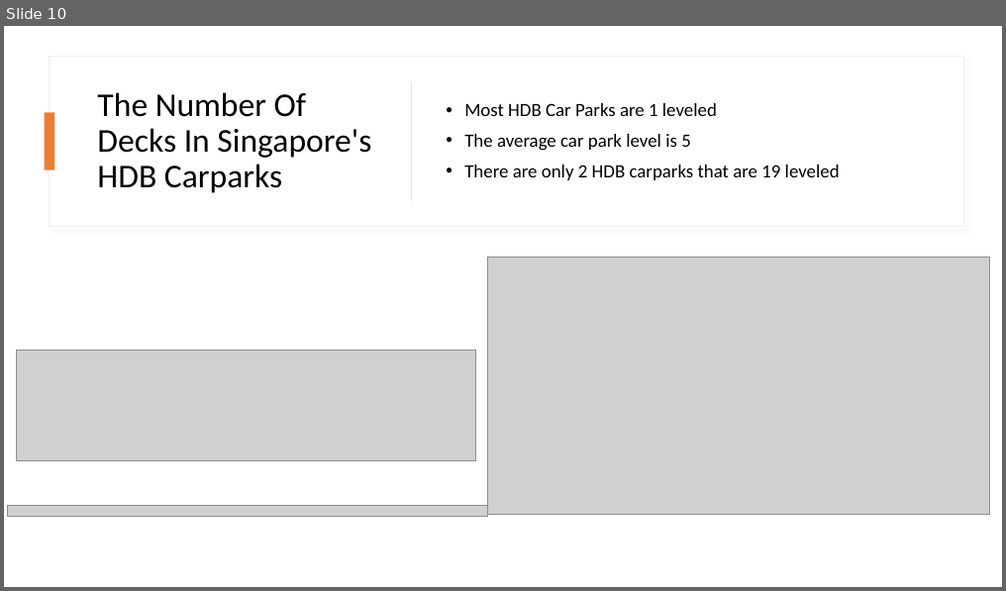
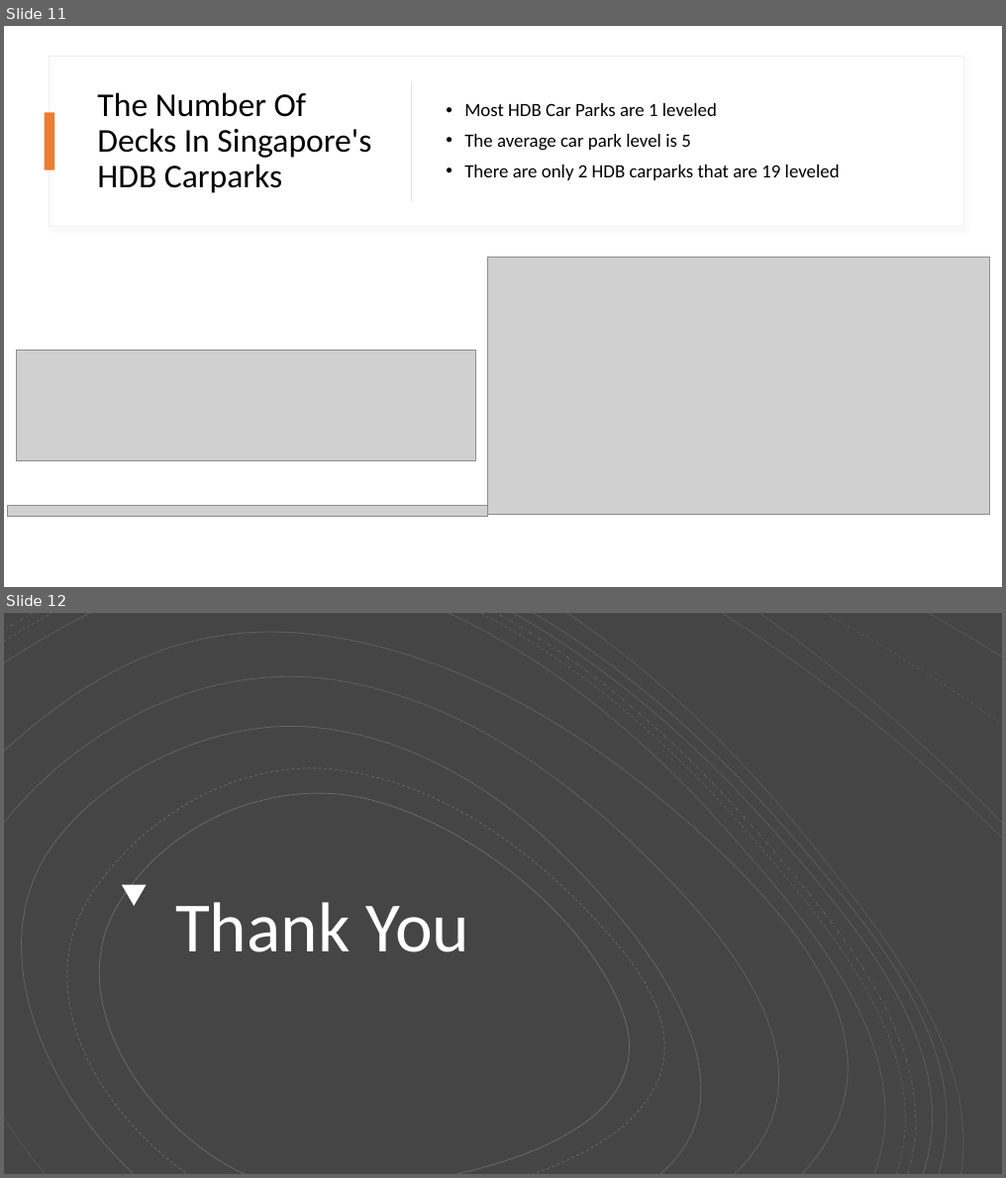
Before and after one commit to jurgen-tan-git/PDS-Assignments, a slide deck: JurgenTan_CA1.pptx. Shown one above the other, each under a label of ours: slide 10 before the commit, slides 11 and 12 after it. The pictures are 1006x591 and 1006x1178 pixels, drawn with LibreOffice and Linux fonts; fonts in the diff are those of the drawing; grey boxes stand for pictures. Boxes give left, top, right and bottom in pixels: in the first picture for what was removed or moved away, otherwise in the second. Text is boxed around its words. In the diff, an @@ line names an element or a change of style, - is before the commit and + after.

```diff
--- a/JurgenTan_CA1.pptx
+++ b/JurgenTan_CA1.pptx
@@ slide 12 added at (x1=4, y1=613, x2=1002, y2=1174), background #454545 @@
@@ group added at (x1=4, y1=613, x2=1002, y2=1174): 19 freeform shapes @@
@@ triangle added at (x1=122, y1=884, x2=147, y2=906), fill #FFFFFF @@
@@ title added at (x1=175, y1=902, x2=470, y2=953), 68 pt, text #FFFFFF @@
+Thank You
@@ what was slide 10 is now slide 11 @@
```
Also in this commit, not shown: 1 other slide added.
